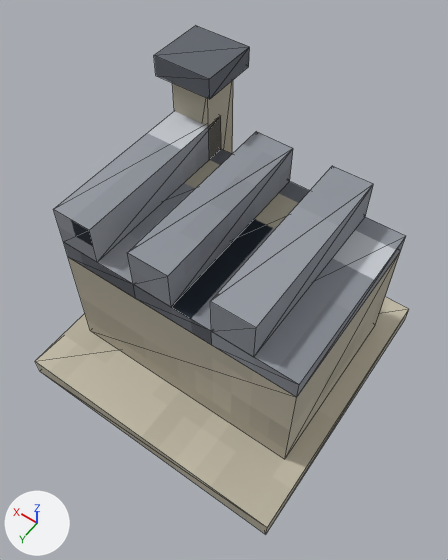
Two versions of the glTF model public/assets/models/buildings/factory_neutral.glb, one commit apart.
The view is the same before and after, from a 50 mm camera at (-0.635, 0.911, 1.77) aimed at (-0.006, 0.03, 0.385). The axes (+X, +Y, +Z) are drawn at lower left. The lights are the same throughout. The older version comes first. Mesh edges are drawn as thin lines. Vertices at exactly the same position are counted once.

Names of what the first picture shows: 'body'.
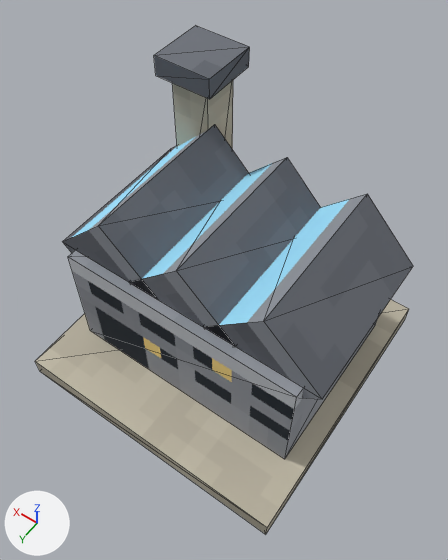
Boxes (x1, y1, x2, y2) around the edits, measured in the pictures (448 x 560 px; the box of a moved part takes in the faces that stretch with it):
'body', reshaped: before (35, 25, 409, 534); after (35, 25, 413, 534)
part 1 of me_body_rigid_batch, moved or reshaped: before (53, 111, 406, 397); after (63, 131, 413, 399)
part 2 of me_body_rigid_batch, surface changed: (50, 27, 407, 526) in both

What the commit changed:
me_body_rigid_batch is used by ob_body; parent ob_root; location (0.0, 0.0, 0.0).
me_body_rigid_batch had 62 vertices, 90 faces and spanned x -0.438..0.438, y -0.438..0.438, z 0.0..0.812.
me_body_rigid_batch now has 56 vertices, 78 faces and spans x -0.438..0.438, y -0.438..0.438, z 0.0..0.812.
Part 1, on me_body_rigid_batch:
26 vertices are removed from x -0.375..0.375, y -0.312..0.25, z 0.438..0.625.
48 faces are deleted.
4 vertices move from x 0.0..0.125, y -0.312..0.25, z 0.625 to x 0.073..0.25, y -0.281..0.219, z 0.438..0.614.
10 vertices are added at x -0.427..0.427, y -0.281, z 0.261..0.614.
10 new vertices lie (0.0, 0.5, 0.0) away from vertices in x -0.427..0.427, y -0.281, z 0.261..0.614.
36 new faces join them.
me_body_rigid_batch part 2: 42 kept faces spanning x -0.438..0.438, y -0.438..0.438, z 0.0..0.812 get new texture (UV) coordinates.
